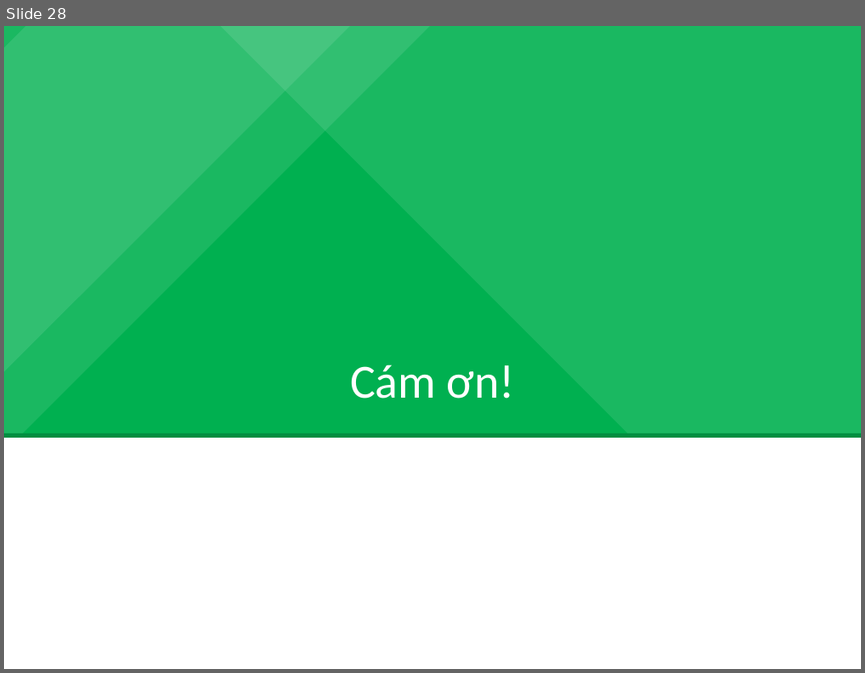
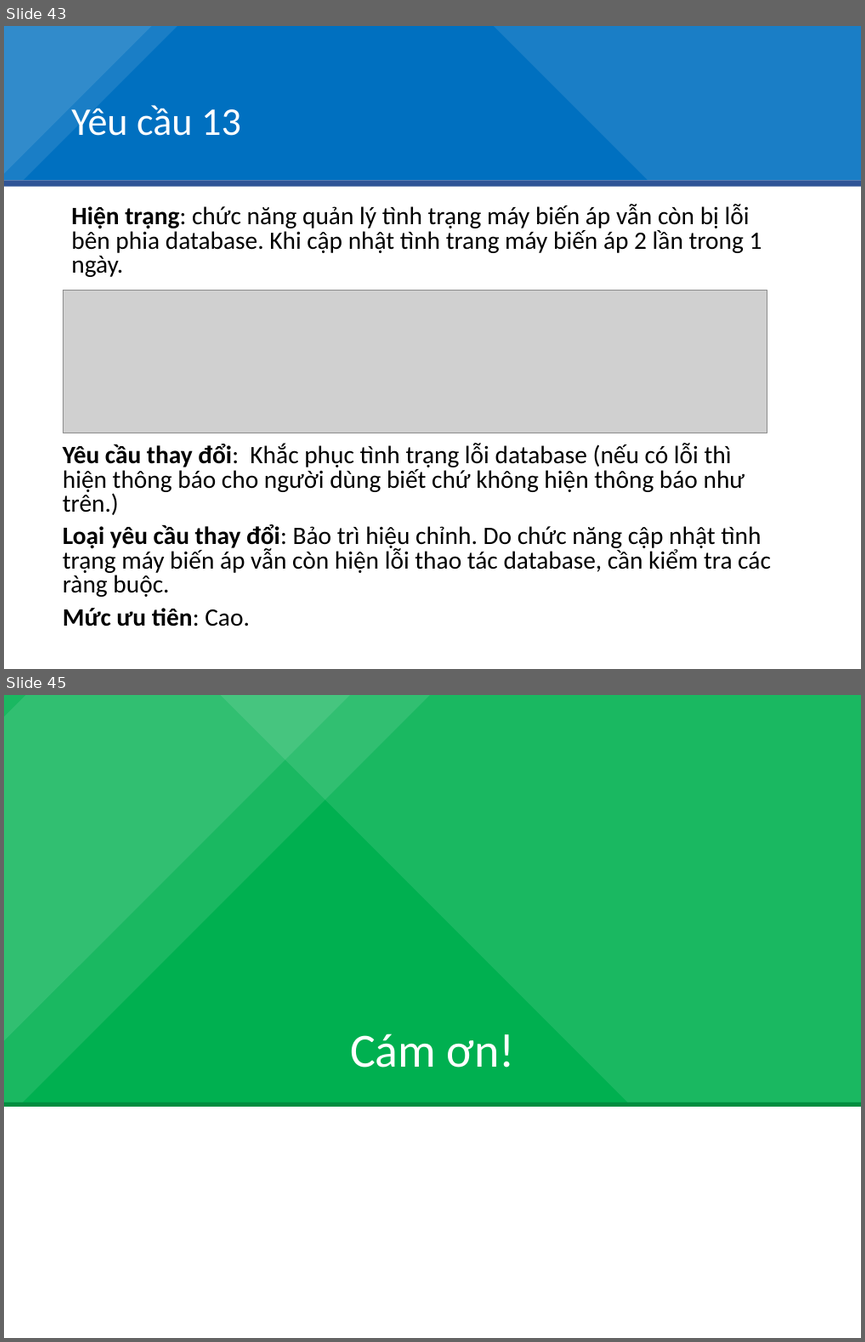
Before and after one commit to duduct/BaoTriPhanMem, a slide deck: BaiTap2/BT01_BT2_Slide.pptx. Shown one above the other, each under a label of ours: slide 28 before the commit, slides 43 and 45 after it; the slides between them are not shown. The pictures are 865x673 and 865x1342 pixels, drawn with LibreOffice and Linux fonts; fonts in the diff are those of the drawing; grey boxes stand for pictures. Boxes give left, top, right and bottom in pixels: in the first picture for what was removed or moved away, otherwise in the second. Text is boxed around its words. In the diff, an @@ line names an element or a change of style, - is before the commit and + after.

Commit message:
Cập nhật slide báo cáo
Yêu cầu 6->13,  chính tả phân tích sự tác động.

```diff
--- a/BaiTap2/BT01_BT2_Slide.pptx
+++ b/BaiTap2/BT01_BT2_Slide.pptx
@@ slide 43 added at (4,26,861,669), background #FFFFFF @@
@@ rectangle added at (4,26,861,180), fill #0070C0 @@
@@ rectangle added at (4,26,320,256), fill #FFFFFF at 10% opacity @@
@@ rectangle added at (4,26,368,283), fill #FFFFFF at 10% opacity @@
@@ rectangle added at (247,26,861,336), fill #FFFFFF at 10% opacity @@
@@ title added at (71,102,241,136), 33 pt, text #FFFFFF @@
+Yêu cầu 13
@@ rectangle added at (4,180,861,186), fill #2F5597 @@
@@ text added at (71,204,762,277), 21 pt, text #000000 @@
+Hiện trạng: chức năng quản lý tình trạng máy biến áp vẫn còn bị lỗi bên phia database. Khi cập nhật tình trang máy biến áp 2 lần trong 1 ngày.
@@ picture added at (64,290,766,433) @@
@@ text added at (63,442,771,626), 21 pt, text #000000 @@
+Yêu cầu thay đổi: Khắc phục tình trạng lỗi database (nếu có lỗi thì hiện thông báo cho người dùng biết chứ không hiện thông báo như trên.)
+Loại yêu cầu thay đổi: Bảo trì hiệu chỉnh. Do chức năng cập nhật tình trạng máy biến áp vẫn còn hiện lỗi thao tác database, cần kiểm tra các ràng buộc.
+Mức ưu tiên: Cao.
@@ what was slide 28 is now slide 45 @@
```
Also in this commit, not shown: 1 slide changed, 16 other slides added, 1 other file.
